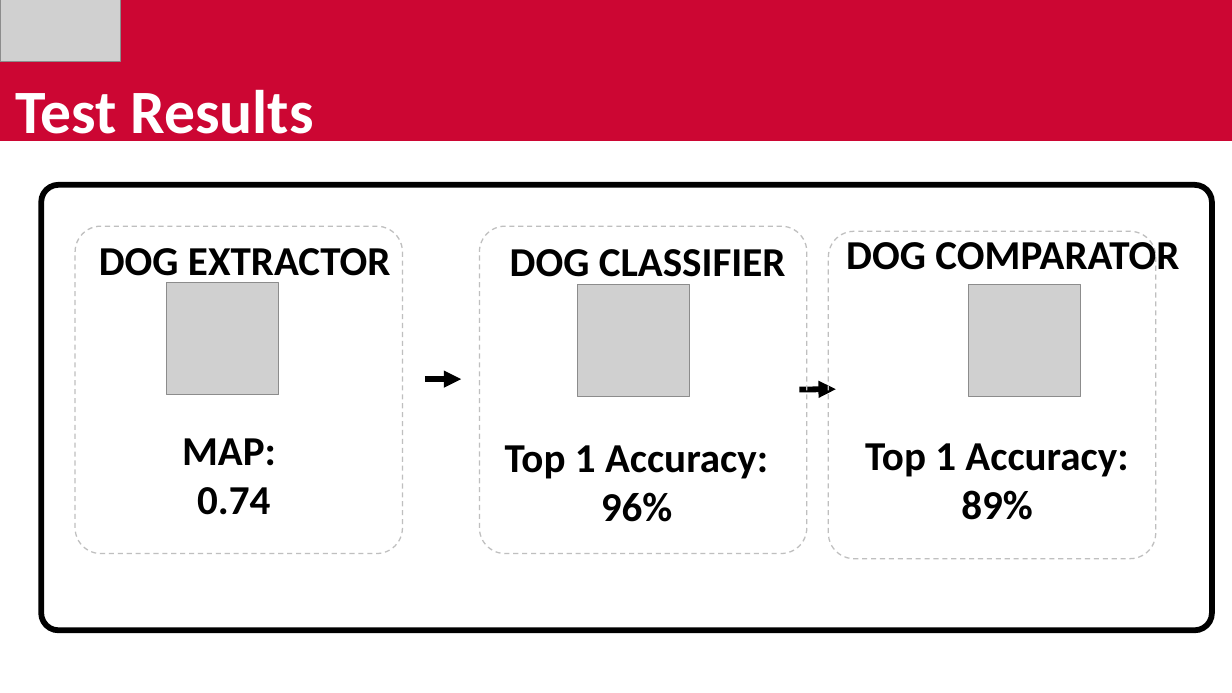
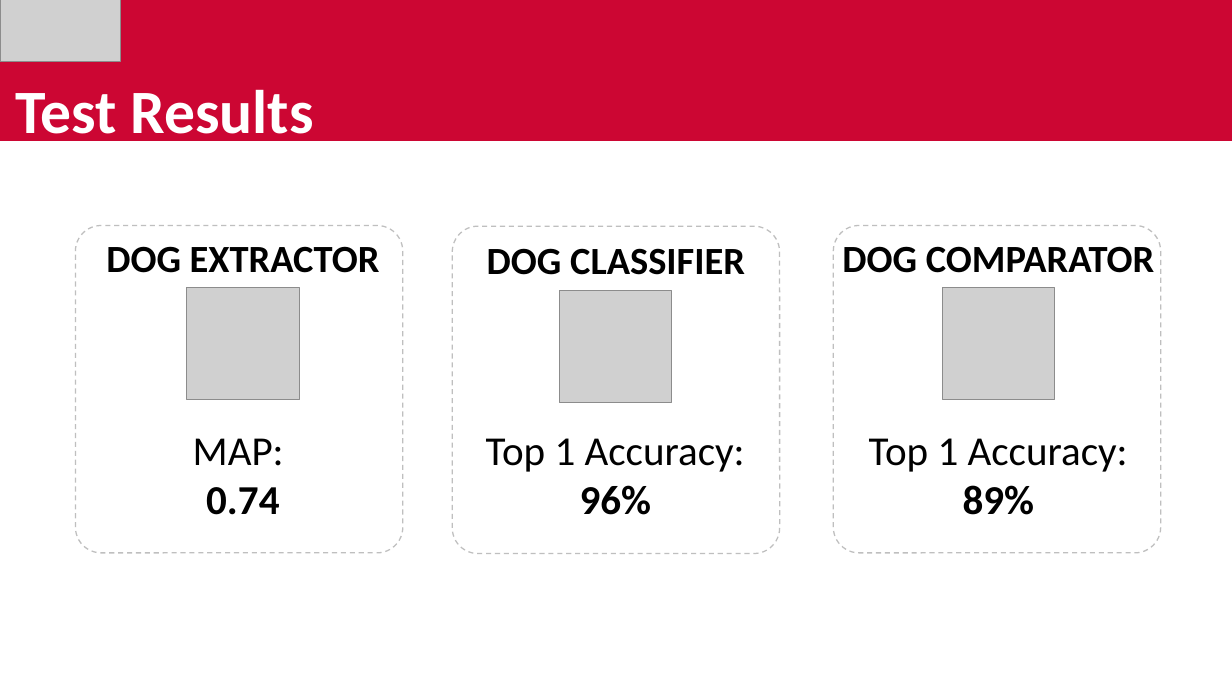
Before and after one commit to avickars/Dog-Application, a slide deck: slide 5 of final_presentation.pptx. Drawn at 1232x693 pixels with LibreOffice and Linux fonts; fonts in the diff are those of the drawing; grey boxes stand for pictures. Boxes give left, top, right and bottom in pixels: in the first picture for what was removed or moved away, otherwise in the second. Text is boxed around its words. In the diff, an @@ line names an element or a change of style, - is before the commit and + after.

```diff
--- a/final_presentation.pptx
+++ b/final_presentation.pptx
@@ rounded rectangle removed at <box>42,185,1213,630</box> @@
@@ text "DOG EXTRACTOR": place and size @@
-text "DOG EXTRACTOR" at <box>99,248,390,285</box>
+text "DOG EXTRACTOR" at <box>106,246,380,273</box>
@@ size 32 to 30 pt; alignment left to centre in 3 elements at <box>106,246,380,273</box>, <box>842,246,1155,273</box>, <box>487,248,745,275</box> @@
@@ text "DOG CLASSIFIER": place and size @@
-text "DOG CLASSIFIER" at <box>510,249,786,287</box>
+text "DOG CLASSIFIER" at <box>487,248,745,275</box>
@@ rounded rectangle: place and size @@
-rounded rectangle at <box>480,226,807,554</box>
+rounded rectangle at <box>453,226,780,554</box>
@@ text "DOG COMPARATOR": place and size @@
-text "DOG COMPARATOR" at <box>846,236,1179,280</box>
+text "DOG COMPARATOR" at <box>842,246,1155,273</box>
@@ rounded rectangle: place and size @@
-rounded rectangle at <box>829,231,1156,558</box>
+rounded rectangle at <box>834,226,1161,553</box>
@@ picture: place and size @@
-picture at <box>166,283,278,395</box>
+picture at <box>187,287,299,399</box>
@@ picture: place and size @@
-picture at <box>578,285,689,396</box>
+picture at <box>559,291,671,403</box>
@@ picture: place and size @@
-picture at <box>969,285,1080,396</box>
+picture at <box>943,287,1055,399</box>
@@ arrow removed from (425, 379) to (461, 379) @@
@@ arrow removed from (799, 390) to (836, 389) @@
@@ text "MAP:": place and size @@
-text "MAP:" at <box>182,438,276,515</box>
+text "MAP:" at <box>193,438,284,515</box>
@@ text at <box>193,438,284,466</box>: bold off in "MAP:" @@
@@ text "Top 1 Accuracy: 96%" at <box>486,438,745,515</box>: bold off in "Top 1 Accuracy:" @@
@@ text "Top 1 Accuracy: 96%": place and size @@
-text "Top 1 Accuracy: 96%" at <box>505,445,768,522</box>
+text "Top 1 Accuracy: 96%" at <box>486,438,745,515</box>
@@ text "Top 1 Accuracy: 89%" at <box>869,438,1128,515</box>: bold off in "Top 1 Accuracy:" @@
```
Also in this commit, not shown: 4 other slides changed.
